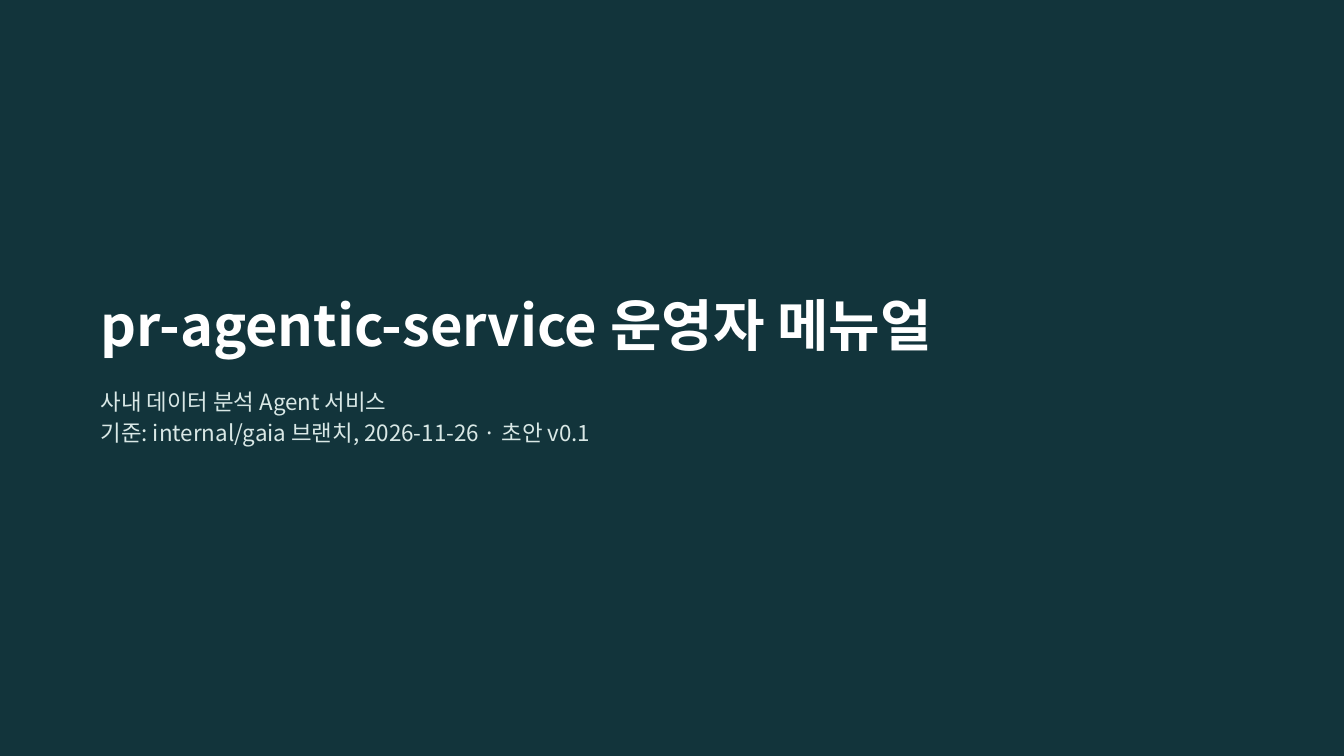
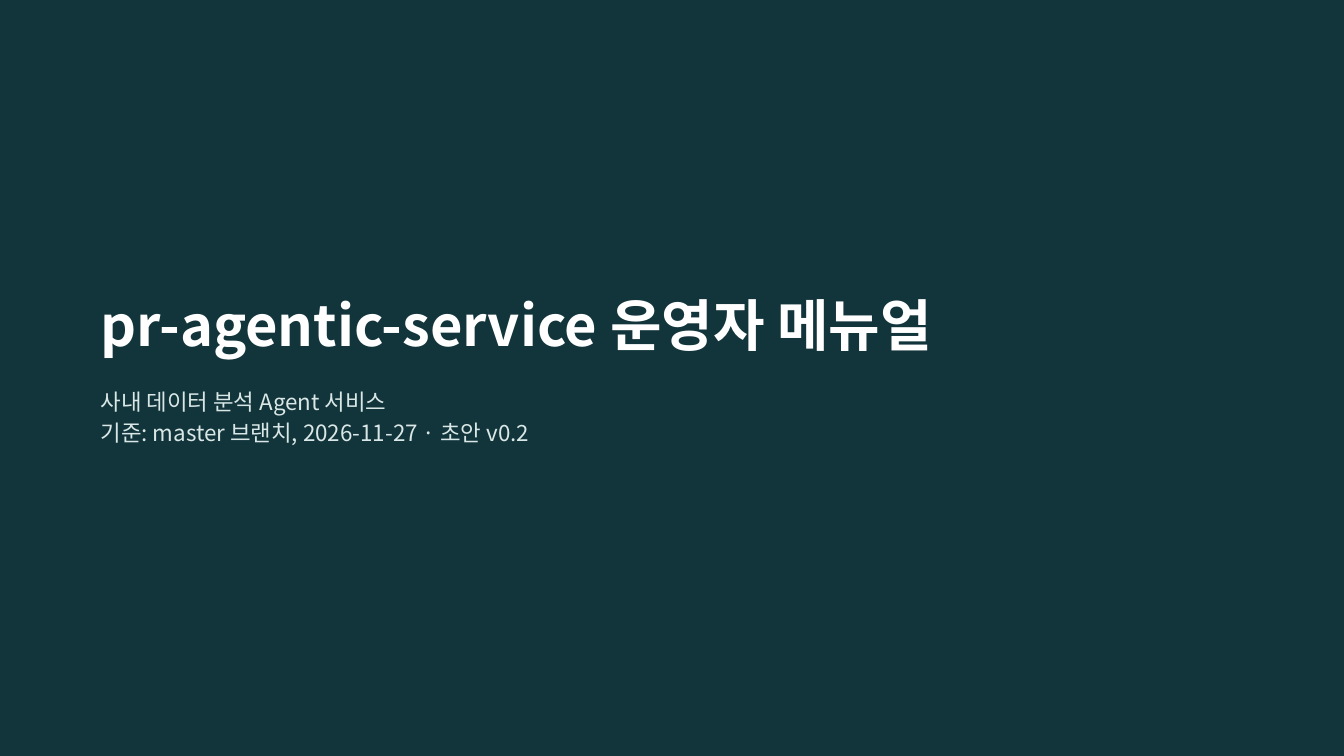
Before and after one commit to KimHwaJin/pr-agentic-service, a slide deck: slide 1 of docs/deliverables/08-operator-manual.pptx. Drawn at 1344x756 pixels with LibreOffice and Linux fonts; fonts in the diff are those of the drawing. Boxes give left, top, right and bottom in pixels: in the first picture for what was removed or moved away, otherwise in the second. Text is boxed around its words. In the diff, an @@ line names an element or a change of style, - is before the commit and + after.

```diff
--- a/docs/deliverables/08-operator-manual.pptx
+++ b/docs/deliverables/08-operator-manual.pptx
@@ text at [101,422,530,445]: text changed @@
-기준: internal/gaia 브랜치, 2026-11-26 · 초안 v0.1
+기준: master 브랜치, 2026-11-27 · 초안 v0.2
```
Also in this commit, not shown: 7 other slides changed, 1 slide added, 12 other files.
